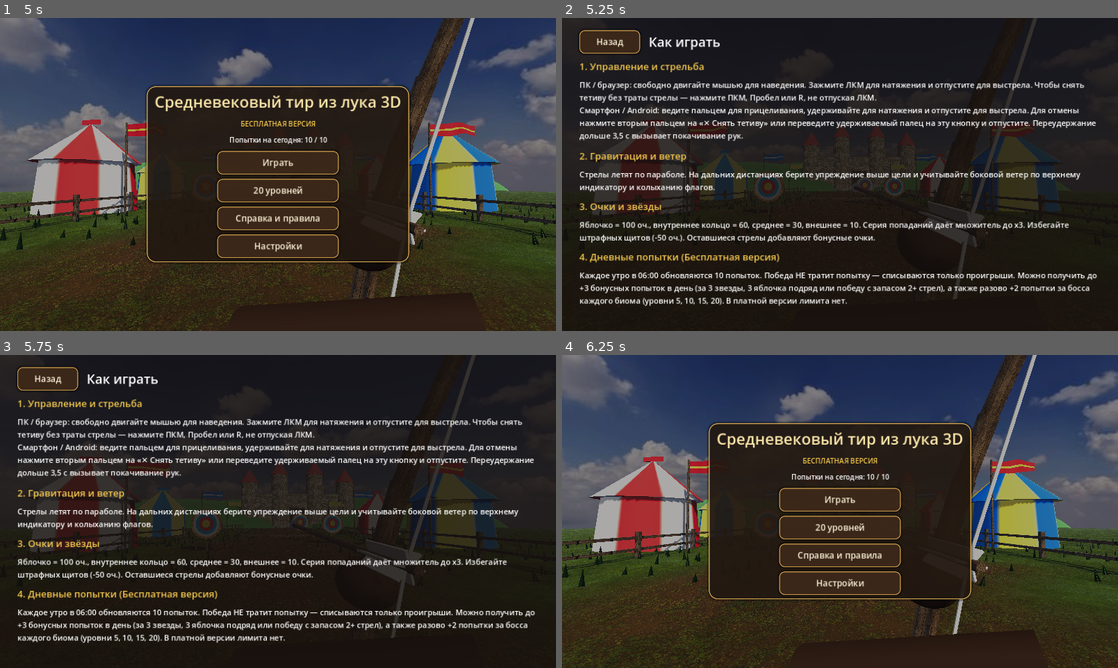
Above: before the commit, frames 1-4 (two rows, left to right).
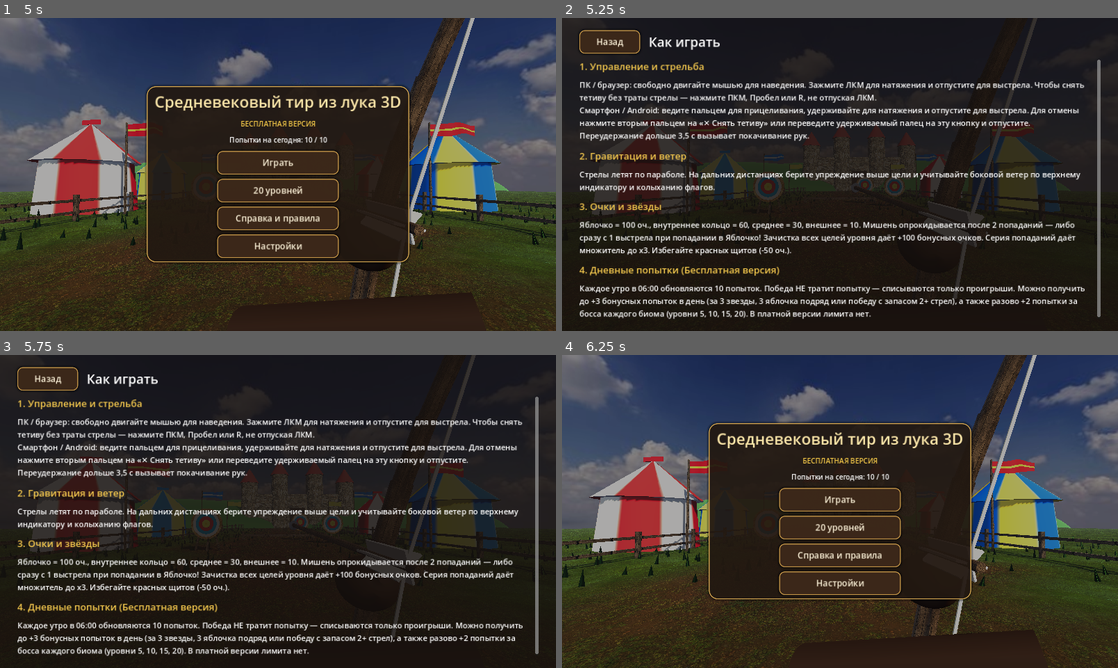
Above: after the commit, the same moments.

Repository: o1egkl/medieval-archery-3d
Game: Godot game, scene res://scenes/main.tscn
Same seed, same stepped clock (60 frames per second), same inputs: the game is played once before the commit and once after it.
Inputs:
- Up to frame 1 (5 s): click "Играть" at 0.5 s; click "II" at 1.25 s; click "Играть" at 2 s; click "II" at 2.75 s; click "20 уровней" at 3.5 s; click "Назад" at 4.25 s
- Up to frame 2 (5.25 s): click "Справка и правила" at 5 s
- Up to frame 3 (5.75 s): no input
- Up to frame 4 (6.25 s): click "Назад" at 5.75 s

Frame 1 is identical in both runs. In frame 2, 8.1% of the frame differs, in the area x 3-97%, y 13-97%; in frame 3, 8.1%; in frame 4, nothing differs.

Commit message:
Add target knockdown system (2 hits / 1-shot bullseye) and all-targets-cleared bonus

Diff:
--- a/data/levels.json
+++ b/data/levels.json
@@ -22,7 +22,8 @@
           "z": -15.0,
           "radius": 0.85,
           "speed": 0.0,
-          "amplitude": 0.0
+          "amplitude": 0.0,
+          "max_hits": 0
         }
       ]
     },
@@ -47,7 +48,8 @@
           "z": -19.0,
           "radius": 0.8,
           "speed": 0.0,
-          "amplitude": 0.0
+          "amplitude": 0.0,
+          "max_hits": 2
         },
         {
           "type": "static",
@@ -56,7 +58,8 @@
           "z": -21.0,
           "radius": 0.8,
           "speed": 0.0,
-          "amplitude": 0.0
+          "amplitude": 0.0,
+          "max_hits": 2
         }
       ]
     },
@@ -81,7 +84,8 @@
           "z": -23.0,
           "radius": 0.85,
           "speed": 0.0,
-          "amplitude": 0.0
+          "amplitude": 0.0,
+          "max_hits": 2
         },
         {
           "type": "static",
@@ -90,7 +94,8 @@
           "z": -25.0,
           "radius": 0.72,
           "speed": 0.0,
-          "amplitude": 0.0
+          "amplitude": 0.0,
+          "max_hits": 2
         },
         {
           "type": "static",
@@ -99,7 +104,8 @@
           "z": -26.0,
           "radius": 0.65,
           "speed": 0.0,
-          "amplitude": 0.0
+          "amplitude": 0.0,
+          "max_hits": 2
         }
       ]
     },
@@ -124,7 +130,8 @@
           "z": -29.0,
           "radius": 0.75,
           "speed": 0.0,
-          "amplitude": 0.0
+          "amplitude": 0.0,
+          "max_hits": 2
         },
         {
           "type": "barrel_bonus",
@@ -133,7 +140,8 @@
           "z": -27.0,
           "radius": 0.55,
           "speed": 0.0,
-          "amplitude": 0.0
+          "amplitude": 0.0,
+          "max_hits": 1
         },
         {
           "type": "static",
@@ -142,7 +150,8 @@
           "z": -31.0,
           "radius": 0.75,
           "speed": 0.0,
-          "amplitude": 0.0
+          "amplitude": 0.0,
+          "max_hits": 2
         }
       ]
     },
@@ -167,7 +176,8 @@
           "z": -33.0,
           "radius": 0.75,
           "speed": 0.0,
-          "amplitude": 0.0
+          "amplitude": 0.0,
+          "max_hits": 2
         },
         {
           "type": "rail",
@@ -176,7 +186,8 @@
           "z": -35.0,
           "radius": 0.75,
           "speed": 0.9,
-          "amplitude": 2.6
+          "amplitude": 2.6,
+          "max_hits": 2
         },
         {
           "type": "static",
@@ -185,7 +196,8 @@
           "z": -33.0,
           "radius": 0.75,
           "speed": 0.0,
-          "amplitude": 0.0
+          "amplitude": 0.0,
+          "max_hits": 2
         }
       ]
     },
@@ -210,7 +222,8 @@
           "z": -29.0,
           "radius": 0.75,
           "speed": 1.0,
-          "amplitude": 2.2
+          "amplitude": 2.2,
+          "max_hits": 2
         },
         {
           "type": "rail",
@@ -219,7 +232,8 @@
           "z": -32.0,
           "radius": 0.72,
           "speed": 1.15,
-          "amplitude": 2.4
+          "amplitude": 2.4,
+          "max_hits": 2
         }
       ]
     },
@@ -244,7 +258,8 @@
           "z": -32.0,
           "radius": 0.75,
           "speed": 0.0,
-          "amplitude": 0.0
+          "amplitude": 0.0,
+          "max_hits": 2
         },
         {
           "type": "pendulum",
@@ -253,7 +268,8 @@
           "z": -35.0,
           "radius": 0.72,
           "speed": 1.3,
-          "amplitude": 2.4
+          "amplitude": 2.4,
+          "max_hits": 2
         },
         {
           "type": "static",
@@ -262,7 +278,8 @@
           "z": -34.0,
           "radius": 0.75,
           "speed": 0.0,
-          "amplitude": 0.0
+          "amplitude": 0.0,
+          "max_hits": 2
         }
       ]
     },
@@ -287,7 +304,8 @@
           "z": -40.0,
           "radius": 0.75,
           "speed": 1.2,
-          "amplitude": 3.0
+          "amplitude": 3.0,
+          "max_hits": 2
         },
         {
           "type": "shield_penalty",
@@ -296,7 +314,8 @@
           "z": -37.0,
           "radius": 0.65,
           "speed": 1.6,
-          "amplitude": 2.6
+          "amplitude": 2.6,
+          "max_hits": 0
         },
         {
           "type": "static",
@@ -305,7 +324,8 @@
           "z": -39.0,
           "radius": 0.7,
           "speed": 0.0,
-          "amplitude": 0.0
+          "amplitude": 0.0,
+          "max_hits": 2
         }
       ]
     },
@@ -330,7 +350,8 @@
           "z": -43.0,
           "radius": 0.75,
           "speed": 1.35,
-          "amplitude": 3.5
+          "amplitude": 3.5,
+          "max_hits": 2
         },
         {
           "type": "rail",
@@ -339,7 +360,8 @@
           "z": -46.0,
           "radius": 0.72,
           "speed": -1.45,
-          "amplitude": 3.5
+          "amplitude": 3.5,
+          "max_hits": 2
         },
         {
           "type": "barrel_bonus",
@@ -348,7 +370,8 @@
           "z": -42.0,
           "radius": 0.55,
           "speed": 0.0,
-          "amplitude": 0.0
+          "amplitude": 0.0,
+          "max_hits": 1
         }
       ]
     },
@@ -373,7 +396,8 @@
           "z": -47.0,
           "radius": 0.72,
           "speed": 0.0,
-          "amplitude": 0.0
+          "amplitude": 0.0,
+          "max_hits": 2
         },
         {
           "type": "rail",
@@ -382,7 +406,8 @@
           "z": -50.0,
           "radius": 0.72,
           "speed": 1.4,
-          "amplitude": 2.4
+          "amplitude": 2.4,
+          "max_hits": 2
         },
         {
           "type": "pendulum",
@@ -391,7 +416,8 @@
           "z": -50.0,
           "radius": 0.7,
           "speed": 1.5,
-          "amplitude": 2.2
+          "amplitude": 2.2,
+          "max_hits": 2
         },
         {
           "type": "static",
@@ -400,7 +426,8 @@
           "z": -48.0,
           "radius": 0.72,
           "speed": 0.0,
-          "amplitude": 0.0
+          "amplitude": 0.0,
+          "max_hits": 2
         },
         {
           "type": "barrel_bonus",
@@ -409,7 +436,8 @@
           "z": -45.0,
           "radius": 0.52,
           "speed": 0.0,
-          "amplitude": 0.0
+          "amplitude": 0.0,
+          "max_hits": 1
         }
       ]
     },
@@ -434,7 +462,8 @@
           "z": -34.0,
           "radius": 0.7,
           "speed": 0.0,
-          "amplitude": 0.0
+          "amplitude": 0.0,
+          "max_hits": 2
         },
         {
           "type": "static",
@@ -443,7 +472,8 @@
           "z": -36.0,
           "radius": 0.68,
           "speed": 0.0,
-          "amplitude": 0.0
+          "amplitude": 0.0,
+          "max_hits": 2
         },
         {
           "type": "static",
@@ -452,7 +482,8 @@
           "z": -35.0,
           "radius": 0.7,
           "speed": 0.0,
-          "amplitude": 0.0
+          "amplitude": 0.0,
+          "max_hits": 2
         }
       ]
     },
@@ -477,7 +508,8 @@
           "z": -39.0,
           "radius": 0.72,
           "speed": 0.25,
-          "amplitude": 1.6
+          "amplitude": 1.6,
+          "max_hits": 2
         },
         {
           "type": "popup",
@@ -486,7 +518,8 @@
           "z": -41.0,
           "radius": 0.72,
           "speed": 0.3,
-          "amplitude": 1.6
+          "amplitude": 1.6,
+          "max_hits": 2
         },
         {
           "type": "popup",
@@ -495,7 +528,8 @@
           "z": -40.0,
           "radius": 0.72,
           "speed": 0.22,
-          "amplitude": 1.6
+          "amplitude": 1.6,
+          "max_hits": 2
         }
       ]
     },
@@ -520,7 +554,8 @@
           "z": -45.0,
           "radius": 0.7,
           "speed": 1.5,
-          "amplitude": 2.8
+          "amplitude": 2.8,
+          "max_hits": 2
         },
         {
           "type": "shield_penalty",
@@ -529,7 +564,8 @@
           "z": -41.0,
           "radius": 0.6,
           "speed": 1.3,
-          "amplitude": 2.2
+          "amplitude": 2.2,
+          "max_hits": 0
         },
         {
           "type": "rail",
@@ -538,7 +574,8 @@
           "z": -44.0,
           "radius": 0.7,
           "speed": 1.3,
-          "amplitude": 2.0
+          "amplitude": 2.0,
+          "max_hits": 2
         }
       ]
     },
@@ -563,7 +600,8 @@
           "z": -49.0,
           "radius": 0.68,
           "speed": 1.55,
-          "amplitude": 2.6
+          "amplitude": 2.6,
+          "max_hits": 2
         },
         {
           "type": "pendulum",
@@ -572,7 +610,8 @@
           "z": -51.0,
           "radius": 0.68,
           "speed": 1.65,
-          "amplitude": 2.6
+          "amplitude": 2.6,
+          "max_hits": 2
         },
         {
           "type": "popup",
@@ -581,7 +620,8 @@
           "z": -47.0,
           "radius": 0.65,
           "speed": 0.35,
-          "amplitude": 1.5
+          "amplitude": 1.5,
+          "max_hits": 2
         }
       ]
     },
@@ -606,7 +646,8 @@
           "z": -52.0,
           "radius": 0.68,
           "speed": 0.38,
-          "amplitude": 1.6
+          "amplitude": 1.6,
+          "max_hits": 2
         },
         {
           "type": "popup",
@@ -615,7 +656,8 @@
           "z": -53.0,
           "radius": 0.68,
           "speed": 0.42,
-          "amplitude": 1.6
+          "amplitude": 1.6,
+          "max_hits": 2
         },
         {
           "type": "static",
@@ -624,7 +666,8 @@
           "z": -56.0,
           "radius": 0.65,
           "speed": 0.0,
-          "amplitude": 0.0
+          "amplitude": 0.0,
+          "max_hits": 2
         },
         {
           "type": "barrel_bonus",
@@ -633,7 +676,8 @@
           "z": -50.0,
           "radius": 0.5,
           "speed": 0.0,
-          "amplitude": 0.0
+          "amplitude": 0.0,
+          "max_hits": 1
         }
       ]
     },
@@ -658,7 +702,8 @@
           "z": -45.0,
           "radius": 0.7,
           "speed": 0.0,
-          "amplitude": 0.0
+          "amplitude": 0.0,
+          "max_hits": 2
         },
         {
           "type": "static",
@@ -667,7 +712,8 @@
           "z": -46.0,
           "radius": 0.68,
           "speed": 0.0,
-          "amplitude": 0.0
+          "amplitude": 0.0,
+          "max_hits": 2
         },
         {
           "type": "static",
@@ -676,7 +722,8 @@
           "z": -45.0,
           "radius": 0.7,
           "speed": 0.0,
-          "amplitude": 0.0
+          "amplitude": 0.0,
+          "max_hits": 2
         }
       ]
     },
@@ -701,7 +748,8 @@
           "z": -50.0,
           "radius": 0.68,
           "speed": 1.6,
-          "amplitude": 2.8
+          "amplitude": 2.8,
+          "max_hits": 2
         },
         {
           "type": "rail",
@@ -710,7 +758,8 @@
           "z": -51.0,
           "radius": 0.68,
           "speed": -1.7,
-          "amplitude": 2.8
+          "amplitude": 2.8,
+          "max_hits": 2
         },
         {
           "type": "shield_penalty",
@@ -719,7 +768,8 @@
           "z": -46.0,
           "radius": 0.62,
           "speed": 1.8,
-          "amplitude": 3.2
+          "amplitude": 3.2,
+          "max_hits": 0
         }
       ]
     },
@@ -744,7 +794,8 @@
           "z": -55.0,
           "radius": 0.64,
           "speed": 1.75,
-          "amplitude": 2.6
+          "amplitude": 2.6,
+          "max_hits": 2
         },
         {
           "type": "pendulum",
@@ -753,7 +804,8 @@
           "z": -55.0,
           "radius": 0.64,
           "speed": -1.75,
-          "amplitude": 2.6
+          "amplitude": 2.6,
+          "max_hits": 2
         },
         {
           "type": "shield_penalty",
@@ -762,7 +814,8 @@
           "z": -51.0,
           "radius": 0.62,
           "speed": 2.0,
-          "amplitude": 3.4
+          "amplitude": 3.4,
+          "max_hits": 0
         },
         {
           "type": "barrel_bonus",
@@ -771,7 +824,8 @@
           "z": -53.0,
           "radius": 0.5,
           "speed": 0.0,
-          "amplitude": 0.0
+          "amplitude": 0.0,
+          "max_hits": 1
         }
       ]
     },
@@ -796,7 +850,8 @@
           "z": -58.0,
           "radius": 0.66,
           "speed": 1.85,
-          "amplitude": 4.0
+          "amplitude": 4.0,
+          "max_hits": 2
         },
         {
           "type": "rail",
@@ -805,7 +860,8 @@
           "z": -61.0,
           "radius": 0.64,
           "speed": -1.95,
-          "amplitude": 4.0
+          "amplitude": 4.0,
+          "max_hits": 2
         },
         {
           "type": "pendulum",
@@ -814,7 +870,8 @@
           "z": -59.0,
           "radius": 0.64,
           "speed": 1.8,
-          "amplitude": 2.2
+          "amplitude": 2.2,
+          "max_hits": 2
         },
         {
           "type": "popup",
@@ -823,7 +880,8 @@
           "z": -57.0,
           "radius": 0.64,
           "speed": 0.45,
-          "amplitude": 1.6
+          "amplitude": 1.6,
+          "max_hits": 2
         }
       ]
     },
@@ -848,7 +906,8 @@
           "z": -64.0,
           "radius": 0.66,
           "speed": 1.9,
-          "amplitude": 3.2
+          "amplitude": 3.2,
+          "max_hits": 2
         },
         {
           "type": "rail",
@@ -857,7 +916,8 @@
           "z": -68.0,
           "radius": 0.64,
           "speed": -2.0,
-          "amplitude": 3.2
+          "amplitude": 3.2,
+          "max_hits": 2
         },
         {
           "type": "pendulum",
@@ -866,7 +926,8 @@
           "z": -70.0,
           "radius": 0.62,
           "speed": 1.9,
-          "amplitude": 3.0
+          "amplitude": 3.0,
+          "max_hits": 2
         },
         {
           "type": "popup",
@@ -875,7 +936,8 @@
           "z": -62.0,
           "radius": 0.62,
           "speed": 0.48,
-          "amplitude": 1.6
+          "amplitude": 1.6,
+          "max_hits": 2
         },
         {
           "type": "popup",
@@ -884,7 +946,8 @@
           "z": -62.0,
           "radius": 0.62,
           "speed": 0.44,
-          "amplitude": 1.6
+          "amplitude": 1.6,
+          "max_hits": 2
         },
         {
           "type": "shield_penalty",
@@ -893,7 +956,8 @@
           "z": -60.0,
           "radius": 0.62,
           "speed": 2.1,
-          "amplitude": 3.8
+          "amplitude": 3.8,
+          "max_hits": 0
         }
       ]
     }
--- a/localization/translations.json
+++ b/localization/translations.json
@@ -221,8 +221,8 @@
       "ru": "3. Очки и звёзды"
     },
     "help_scoring_body": {
-      "en": "Bullseye = 100 pts, Inner = 60, Middle = 30, Outer = 10. Consecutive hits build a Combo multiplier (up to x3). Avoid red penalty shields (-50 pts). Unused arrows award bonus points.",
-      "ru": "Яблочко = 100 оч., внутреннее кольцо = 60, среднее = 30, внешнее = 10. Серия попаданий даёт множитель до x3. Избегайте штрафных щитов (-50 оч.). Оставшиеся стрелы добавляют бонусные очки."
+      "en": "Bullseye = 100 pts, Inner = 60, Middle = 30, Outer = 10. Targets knock down after 2 hits — or immediately in 1 shot on a Bullseye! Clearing every target on a level awards +100 bonus pts. Consecutive hits build Combo (up to x3). Avoid red penalty shields (-50 pts).",
+      "ru": "Яблочко = 100 оч., внутреннее кольцо = 60, среднее = 30, внешнее = 10. Мишень опрокидывается после 2 попаданий — либо сразу с 1 выстрела при попадании в Яблочко! Зачистка всех целей уровня даёт +100 бонусных очков. Серия попаданий даёт множитель до x3. Избегайте красных щитов (-50 оч.)."
     },
     "help_attempts_title": {
       "en": "4. Daily Attempts (Free Edition)",
@@ -239,6 +239,10 @@
     "cancel_hint_touch": {
       "en": "✕ Relax Bow",
       "ru": "✕ Снять тетиву"
+    },
+    "hit_all_cleared": {
+      "en": "ALL TARGETS CLEARED! +{pts}",
+      "ru": "ВСЕ ЦЕЛИ ПОРАЖЕНЫ! +{pts}"
     }
   }
 }
--- a/scripts/autoload/audio_manager.gd
+++ b/scripts/autoload/audio_manager.gd
@@ -20,6 +20,7 @@
 	_sfx_cache["hit_target"] = _make_tone(190.0, 90.0, 0.12, 0.45)
 	_sfx_cache["hit_bullseye"] = _make_tone(880.0, 1320.0, 0.22, 0.35)
 	_sfx_cache["hit_penalty"] = _make_tone(240.0, 110.0, 0.25, 0.4)
+	_sfx_cache["target_fall"] = _make_tone(125.0, 52.0, 0.26, 0.50)
 	_sfx_cache["win"] = _make_tone(523.0, 784.0, 0.35, 0.35)
 	_sfx_cache["fail"] = _make_tone(310.0, 180.0, 0.38, 0.35)
 
--- a/scripts/gameplay/arrow.gd
+++ b/scripts/gameplay/arrow.gd
@@ -91,9 +91,10 @@
 			target_node = target_node.get_parent()
 		if target_node != null:
 			var res: Dictionary = target_node.evaluate_hit(hit["position"])
-			# Stick arrow to moving or static target
+			# Stick arrow to target pivot so it tilts and falls together with the target
+			var stick_parent: Node = target_node.get_stick_parent() if target_node.has_method("get_stick_parent") else target_node
 			var saved_global := global_transform
-			reparent(target_node)
+			reparent(stick_parent)
 			global_transform = saved_global
 			emit_signal("arrow_resolved", res)
 		else:
--- a/scripts/gameplay/level_scene.gd
+++ b/scripts/gameplay/level_scene.gd
@@ -29,6 +29,8 @@
 var max_bullseye_streak: int = 0
 var active_arrows: int = 0
 var level_active: bool = false
+var _knockable_targets_left: int = 0
+var _all_cleared_awarded: bool = false
 var _wind_timer: float = 0.0
 
 func _ready() -> void:
@@ -73,6 +75,8 @@
 	max_bullseye_streak = 0
 	active_arrows = 0
 	level_active = true
+	_knockable_targets_left = 0
+	_all_cleared_awarded = false
 
 	wind_dir = -1.0 if randf() < 0.5 else 1.0
 	wind_speed = randf_range(float(level_cfg.get("wind_min", 0.0)), float(level_cfg.get("wind_max", 0.0))) * wind_dir
@@ -82,6 +86,9 @@
 		var t := TargetScript.new()
 		_targets_root.add_child(t)
 		t.setup(tcfg)
+		if t.max_hits > 0:
+			_knockable_targets_left += 1
+			t.target_knocked_down.connect(_on_target_knocked_down)
 
 	camera.reset_aim()
 	camera.input_enabled = true
@@ -598,11 +605,21 @@
 		if time_left <= 0.0:
 			_finish_level()
 
+func _on_target_knocked_down(_t: Node3D) -> void:
+	_knockable_targets_left = maxi(0, _knockable_targets_left - 1)
+	if _knockable_targets_left == 0 and not _all_cleared_awarded and level_active:
+		_all_cleared_awarded = true
+		score += 100
+		emit_signal("hit_feedback", "all_cleared", 100, Vector2.ZERO)
+		_emit_hud()
+
 func _check_end_condition() -> void:
 	if not level_active:
 		return
 	var target_score := int(level_cfg.get("target_score", 150))
 	if arrows_left <= 0 and active_arrows <= 0:
+		_finish_level()
+	elif _all_cleared_awarded and active_arrows <= 0:
 		_finish_level()
 	elif score >= int(level_cfg.get("star3_score", target_score * 2)) and active_arrows <= 0:
 		_finish_level()
--- a/scripts/gameplay/target.gd
+++ b/scripts/gameplay/target.gd
@@ -1,6 +1,8 @@
 extends Node3D
 
 const PbrAssets := preload("res://scripts/gameplay/pbr_assets.gd")
+
+signal target_knocked_down(target_node: Node3D)
 
 var target_type: String = "static"
 var radius: float = 0.75
@@ -8,7 +10,11 @@
 var amplitude: float = 0.0
 var base_pos: Vector3 = Vector3.ZERO
 var _time: float = 0.0
+var max_hits: int = 0
+var current_hits: int = 0
+var is_knocked_down: bool = false
 var _pivot: Node3D
+var _col_shape: CollisionShape3D
 var _rail_beam: Node3D
 
 func setup(cfg: Dictionary) -> void:
@@ -16,6 +22,9 @@
 	radius = float(cfg.get("radius", 0.75))
 	move_speed = float(cfg.get("speed", 0.0))
 	amplitude = float(cfg.get("amplitude", 0.0))
+	max_hits = int(cfg.get("max_hits", 0))
+	current_hits = 0
+	is_knocked_down = false
 	base_pos = Vector3(float(cfg.get("x", 0.0)), float(cfg.get("y", 1.7)), float(cfg.get("z", -25.0)))
 	position = base_pos
 	_build_mesh()
@@ -29,13 +38,13 @@
 
 	var body := StaticBody3D.new()
 	_pivot.add_child(body)
-	var col := CollisionShape3D.new()
+	_col_shape = CollisionShape3D.new()
 	var shape := CylinderShape3D.new()
 	shape.radius = radius
 	shape.height = 0.28
-	col.shape = shape
-	col.rotation_degrees.x = 90.0
-	body.add_child(col)
+	_col_shape.shape = shape
+	_col_shape.rotation_degrees.x = 90.0
+	body.add_child(_col_shape)
 
 	var wood_mat := _make_wood_mat()
 
@@ -178,7 +187,12 @@
 			_rail_beam.add_child(post)
 		get_parent().add_child(_rail_beam)
 
+func get_stick_parent() -> Node:
+	return _pivot if _pivot != null else self
+
 func _process(delta: float) -> void:
+	if is_knocked_down:
+		return
 	_time += delta
 	match target_type:
 		"rail":
@@ -223,10 +237,13 @@
 	)
 
 func evaluate_hit(world_hit_pos: Vector3) -> Dictionary:
+	if is_knocked_down:
+		return {"hit": false, "points": 0, "kind": "miss", "bullseye": false, "norm_pos": Vector2.ZERO}
 	var local_pos := _pivot.to_local(world_hit_pos)
 	if target_type == "barrel_bonus":
 		_spawn_hit_burst(local_pos, true)
-		return {"hit": true, "points": 75, "kind": "barrel", "bullseye": false, "norm_pos": Vector2.ZERO}
+		_apply_damage(1)
+		return {"hit": true, "points": 75, "kind": "barrel", "bullseye": false, "norm_pos": Vector2.ZERO, "knocked_down": is_knocked_down}
 	if target_type == "shield_penalty":
 		_spawn_hit_burst(local_pos, false)
 		return {"hit": true, "points": -50, "kind": "penalty", "bullseye": false, "norm_pos": Vector2.ZERO}
@@ -235,15 +252,50 @@
 	var norm_vec := Vector2(local_pos.x / safe_r, -local_pos.y / safe_r)
 	var norm: float = norm_vec.length()
 
+	var res: Dictionary
 	if norm <= 0.28:
 		_spawn_hit_burst(local_pos, true)
-		return {"hit": true, "points": 100, "kind": "bullseye", "bullseye": true, "norm_pos": norm_vec}
+		res = {"hit": true, "points": 100, "kind": "bullseye", "bullseye": true, "norm_pos": norm_vec}
 	elif norm <= 0.50:
 		_spawn_hit_burst(local_pos, false)
-		return {"hit": true, "points": 60, "kind": "ring", "bullseye": false, "norm_pos": norm_vec}
+		res = {"hit": true, "points": 60, "kind": "ring", "bullseye": false, "norm_pos": norm_vec}
 	elif norm <= 0.74:
 		_spawn_hit_burst(local_pos, false)
-		return {"hit": true, "points": 30, "kind": "ring", "bullseye": false, "norm_pos": norm_vec}
+		res = {"hit": true, "points": 30, "kind": "ring", "bullseye": false, "norm_pos": norm_vec}
 	else:
 		_spawn_hit_burst(local_pos, false)
-		return {"hit": true, "points": 10, "kind": "ring", "bullseye": false, "norm_pos": norm_vec}
+		res = {"hit": true, "points": 10, "kind": "ring", "bullseye": false, "norm_pos": norm_vec}
+	_apply_damage(2 if bool(res["bullseye"]) else 1)
+	res["knocked_down"] = is_knocked_down
+	return res
+
+func _apply_damage(dmg: int) -> void:
+	if max_hits <= 0 or is_knocked_down:
+		return
+	current_hits += dmg
+	if current_hits >= max_hits:
+		_knock_down()
+	else:
+		_tilt_damaged()
+
+func _tilt_damaged() -> void:
+	var tw := create_tween()
+	tw.tween_property(_pivot, "rotation_degrees:x", -20.0, 0.08).set_trans(Tween.TRANS_QUAD).set_ease(Tween.EASE_OUT)
+	tw.tween_property(_pivot, "rotation_degrees:x", -12.0, 0.16).set_trans(Tween.TRANS_BOUNCE).set_ease(Tween.EASE_OUT)
+
+func _knock_down() -> void:
+	is_knocked_down = true
+	if _col_shape != null:
+		_col_shape.set_deferred("disabled", true)
+	AudioManager.play_sfx("target_fall")
+	var tw := create_tween().set_parallel(true)
+	if target_type == "pendulum":
+		tw.tween_property(_pivot, "rotation_degrees:x", -78.0, 0.42).set_trans(Tween.TRANS_QUAD).set_ease(Tween.EASE_IN)
+		tw.tween_property(_pivot, "position:y", -1.4, 0.42).set_trans(Tween.TRANS_QUAD).set_ease(Tween.EASE_IN)
+	elif target_type == "popup":
+		tw.tween_property(_pivot, "rotation_degrees:x", -84.0, 0.35).set_trans(Tween.TRANS_BACK).set_ease(Tween.EASE_OUT)
+		tw.tween_property(self, "position:y", base_pos.y - maxf(amplitude, 1.4), 0.38).set_trans(Tween.TRANS_QUAD).set_ease(Tween.EASE_IN)
+	else:
+		tw.tween_property(_pivot, "rotation_degrees:x", -84.0, 0.48).set_trans(Tween.TRANS_BOUNCE).set_ease(Tween.EASE_OUT)
+		tw.tween_property(_pivot, "position:y", -base_pos.y * 0.42, 0.48).set_trans(Tween.TRANS_BOUNCE).set_ease(Tween.EASE_OUT)
+	emit_signal("target_knocked_down", self)
--- a/scripts/ui/main.gd
+++ b/scripts/ui/main.gd
@@ -509,6 +509,8 @@
 			_hud_feedback_lbl.text = LocalizationManager.t("hit_barrel", {"pts": pts})
 		"penalty":
 			_hud_feedback_lbl.text = LocalizationManager.t("hit_penalty", {"pts": pts})
+		"all_cleared":
+			_hud_feedback_lbl.text = LocalizationManager.t("hit_all_cleared", {"pts": pts})
 		_:
 			_hud_feedback_lbl.text = LocalizationManager.t("hit_ring", {"pts": pts})
 	if _hud_feedback_pill != null:
